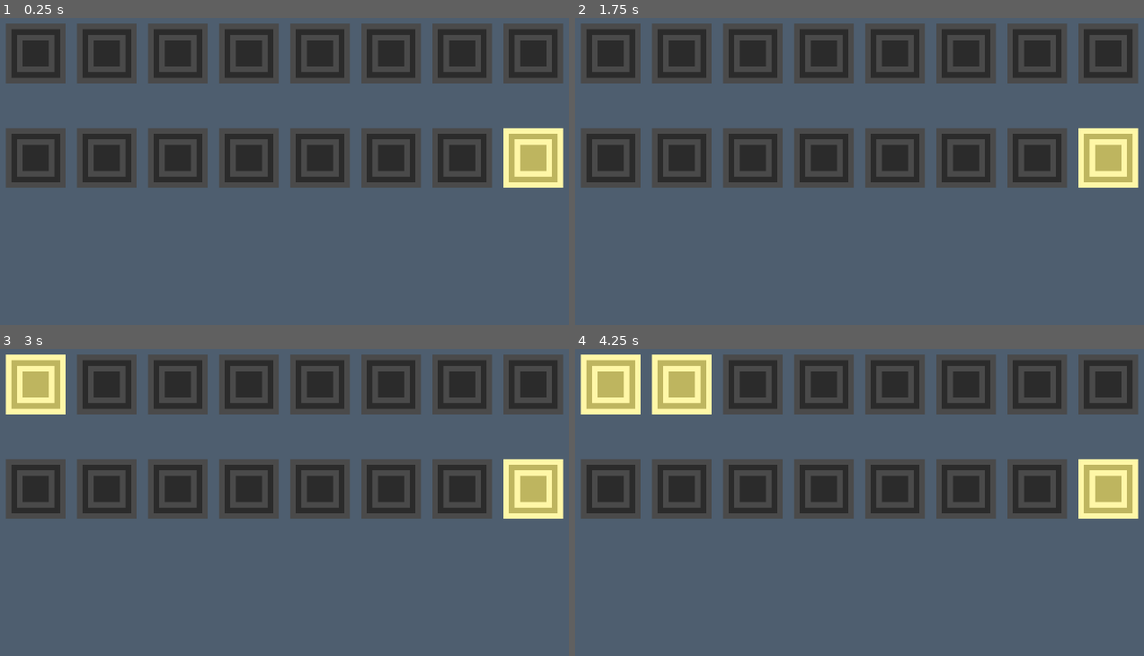
Above: before the commit, frames 1-4 (two rows, left to right).
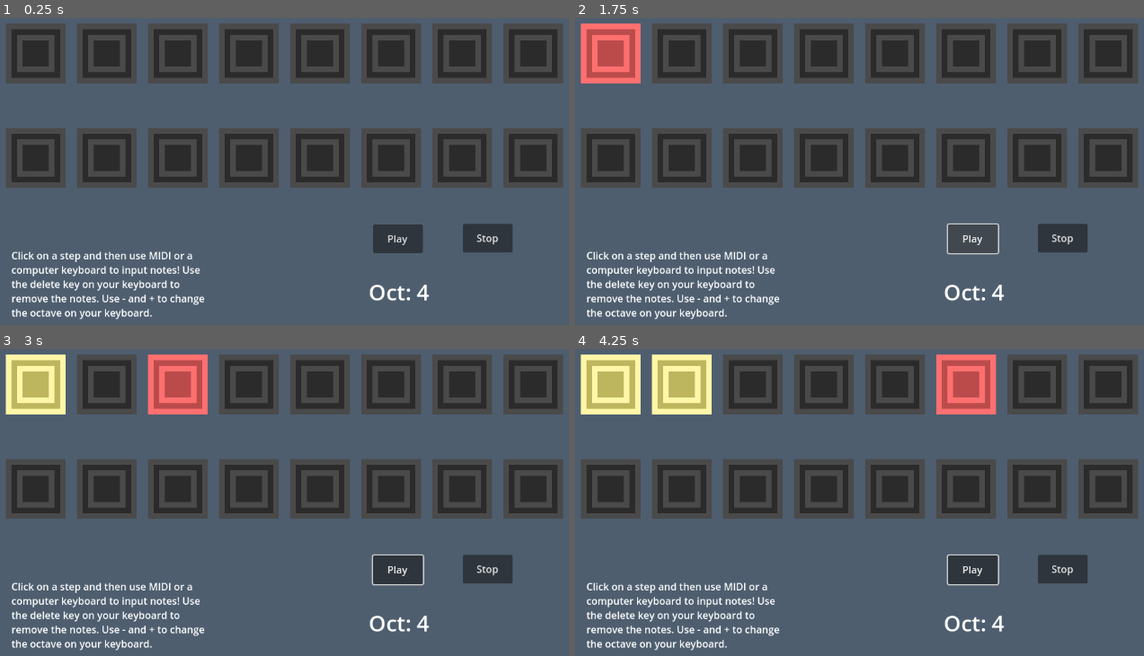
Above: after the commit, the same moments.

Repository: kibbthefox/I2-Sequencer
Game: Godot game, scene res://node_2d.tscn
Two runs of this game, one before a commit and one after it. Both use one fixed random seed, a clock stepped at 60 frames per second and the inputs below.
Inputs (mouse positions are in pixels of both pictures, inside the frame that each line leads up to):
- Up to frame 1 (0.25 s): no input
- Up to frame 2 (1.75 s): click (1064, 239) at 0.5 s, where only the run after the commit has a clickable "Stop"; click (973, 239) at 1.25 s, where only the run after the commit has a clickable "Play"
- Up to frame 3 (3 s): click (398, 570) at 2 s, where only the run after the commit has a clickable "Play"; tap A at 2.75 s; move the mouse to (34, 385) at 2.77 s; hold Right from 2.78 s (still down); tap . (.) at 2.85 s; click (34, 385) at 2.92 s
- Up to frame 4 (4.25 s): tap 0 (0) at 3.05, 3.6 s; tap A at 3.5 s; move the mouse to (683, 385) at 3.52 s; release Right at 3.53 s; hold Down from 3.53 s (still down); click (683, 385) at 3.67 s; tap 2 (2) at 3.8 s

The runs differ from the first frame. In frame 1, 5.9% of the frame differs, in the area x 2-100%, y 35-99%; in frame 2, 8.2%; in frame 3, 8.2%, in the area x 2-100%, y 1-99%; in frame 4, 8.2%.

Commit message:
First Release!
ReadMe update
Shows note being played
Fixed note pitches
Added play + stop buttons
Added keyboard octaves

Diff:
--- a/Project/1.gd
+++ b/Project/1.gd
@@ -27,7 +27,9 @@
 		state = "sitting"
 		GlobalVariable.sequence[int(get_parent().name) - 1] = 0
 		GlobalVariable.selected = 0
-	if state == "waiting":
+	if GlobalVariable.step == int(get_parent().name):
+		$"..".frame = 3
+	elif state == "waiting":
 		$"..".frame = 1
 	elif not (GlobalVariable.sequence[int(get_parent().name) - 1]) == 0:
 		$"..".frame = 2
--- a/Project/Interface.gd
+++ b/Project/Interface.gd
@@ -1,7 +1,7 @@
 extends Node2D
 
 var BPMcalc:float
-var play:bool = true
+var play:bool = false
 var mode:String = "Normal"
 var notes:Array = ["C","C#","D","D#","E","F","F#","G","G#","A","A#","B"]
 var whatsletgo:Array = ['m','k']
@@ -11,7 +11,8 @@
 var keydownhelparr:Array = [0,1,2,3,4,5,6,7,8,9,10,11,12,13,14,15,16,12,13,14,15,16,17,18,19,20,21,22,23,24,25,26,27,28]
 var latestmidinote:int = 0
 var latestkeyboardnote:String
-var pitcharray = [1,1.0595,1.1225,1.1892,1.2599,1.3348,1.4142,1.4983,1.5874,1.6818,1.7818,1.8877]
+var pitcharray:Array = [1,1.0595,1.1225,1.1892,1.2599,1.3348,1.4142,1.4983,1.5874,1.6818,1.7818,1.8877]
+var time:int = 0
 
 
 func _ready():
@@ -22,7 +23,6 @@
 func _input(input_event):
 	if input_event is InputEventMIDI:
 		_print_midi_info(input_event)
-
 
 
 func _print_midi_info(midi_event):
@@ -38,7 +38,6 @@
 		whatsletgo[0] = "m"
 
 
-
 func _process(_delta: float) -> void:
 	if whatsletgo[0] == "x":
 		GlobalVariable.notepressed = true
@@ -46,25 +45,39 @@
 		GlobalVariable.notepressed = true
 	else:
 		GlobalVariable.notepressed = false
+	if Input.is_action_just_pressed("-") and GlobalVariable.keyboardoctave > 1:
+		GlobalVariable.keyboardoctave -= 1
+	if Input.is_action_just_pressed("+") and GlobalVariable.keyboardoctave < 8:
+		GlobalVariable.keyboardoctave += 1
 	for i in range(keyboardarr.size()):
 		if Input.is_action_just_pressed(keyboardarr[i]):
 			latestkeyboardnote = keyboardarr[i]
-			GlobalVariable.latestnote = 60 + keydownhelparr[i] + 12 * int(log(GlobalVariable.keyboardoctave)/log(2))
+			GlobalVariable.latestnote = (12 * (GlobalVariable.keyboardoctave - 2)) + keydownhelparr[i] + 12 * int(log(GlobalVariable.keyboardoctave)/log(2))
 			whatsletgo[1] = "x"
 		if Input.is_action_just_released(keyboardarr[i]):
 			if latestkeyboardnote == keyboardarr[i]:
 				whatsletgo[1] = "k"
 
-var time = 0
+
 func _physics_process(_delta: float) -> void:
-	time += 1
-	if time > 59:
-		if mode == "Normal" and play == true:
+	if mode == "Normal" and play == true:
+		time += 1
+		if time > 23:
 			if GlobalVariable.step < 16:
 				GlobalVariable.step += 1
 			else:
 				GlobalVariable.step = 1
 			if GlobalVariable.sequence[GlobalVariable.step - 1] > 0:
-				$NormalAudio.pitch_scale = (pitcharray[GlobalVariable.sequence[GlobalVariable.step - 1] - floor(GlobalVariable.sequence[GlobalVariable.step - 1]/12.0) * 12 - 1]) * (2 ** (floor(GlobalVariable.sequence[GlobalVariable.step - 1]/12.0) - 5))
+				$NormalAudio.pitch_scale = (pitcharray[GlobalVariable.sequence[GlobalVariable.step - 1] - floor(GlobalVariable.sequence[GlobalVariable.step - 1]/12.0) * 12] * (2 ** (floor(GlobalVariable.sequence[GlobalVariable.step - 1]/12.0) - 6)))
 				$NormalAudio.play()
-		time = 0
+			time = 0
+
+
+func _on_play_pressed() -> void:
+	time = 0
+	play = true
+
+
+func _on_stop_pressed() -> void:
+	play = false
+	GlobalVariable.step = 0
--- a/Project/global_variable.gd
+++ b/Project/global_variable.gd
@@ -1,12 +1,12 @@
 extends Node
 
 var selected:int = 0
-var sequence:Array = [0,0,0,0,0,0,0,0,0,0,0,0,0,0,0,67]
+var sequence:Array = [0,0,0,0,0,0,0,0,0,0,0,0,0,0,0,0]
 var BPM:int = 130
 var signature:int = 4
 var playpitch
 var scalenote
-var keyboardoctave:float = 1
+var keyboardoctave:int = 4
 var notepressed:bool = false
 var latestnote:int = 0
 var step:int = 0
--- a/Project/node_2d.tscn
+++ b/Project/node_2d.tscn
@@ -3,7 +3,7 @@
 [ext_resource type="Texture2D" uid="uid://8n3w8wobra60" path="res://New Piskel-1.png.png" id="1_4d7sh"]
 [ext_resource type="Script" uid="uid://cj4nuq3kiir86" path="res://Interface.gd" id="1_hqns4"]
 [ext_resource type="AudioStream" uid="uid://cqbs1vucod0io" path="res://C5.wav" id="3_x0ka3"]
-[ext_resource type="Script" uid="uid://dptc08xmrakhl" path="res://normal_audio.gd" id="4_hqns4"]
+[ext_resource type="Script" uid="uid://dreco3m5753s3" path="res://oct_display.gd" id="4_4d7sh"]
 [ext_resource type="Texture2D" uid="uid://c2sledpqh0e7h" path="res://Buttons/button_0.png" id="6_ir8iy"]
 [ext_resource type="Texture2D" uid="uid://sy3dnvvybtlm" path="res://Buttons/button_1.png" id="7_hqns4"]
 [ext_resource type="Texture2D" uid="uid://b3qwwgx6xl34b" path="res://Buttons/button_2.png" id="8_x0ka3"]
@@ -88,9 +88,40 @@
 
 [node name="NormalAudio" type="AudioStreamPlayer" parent="."]
 stream = ExtResource("3_x0ka3")
-script = ExtResource("4_hqns4")
 
 [node name="DualAudio" type="AudioStreamPlayer" parent="."]
+
+[node name="Play" type="Button" parent="."]
+offset_left = 718.0
+offset_top = 410.0
+offset_right = 798.0
+offset_bottom = 456.0
+text = "Play
+"
+
+[node name="Stop" type="Button" parent="."]
+offset_left = 862.0
+offset_top = 409.0
+offset_right = 942.0
+offset_bottom = 455.0
+text = "Stop
+"
+
+[node name="desc" type="RichTextLabel" parent="."]
+offset_left = 138.0
+offset_top = 448.0
+offset_right = 466.0
+offset_bottom = 582.0
+text = "Click on a step and then use MIDI or a computer keyboard to input notes! Use the delete key on your keyboard to remove the notes. Use - and + to change the octave on your keyboard."
+
+[node name="OctDisplay" type="RichTextLabel" parent="."]
+offset_left = 711.0
+offset_top = 494.0
+offset_right = 1050.0
+offset_bottom = 569.0
+theme_override_font_sizes/normal_font_size = 35
+text = "Keyboard Oct: #"
+script = ExtResource("4_4d7sh")
 
 [node name="Sequence Buttons" type="Node2D" parent="."]
 position = Vector2(576, 200)
@@ -255,6 +286,8 @@
 [node name="16" type="CollisionShape2D" parent="Sequence Buttons/16/16"]
 shape = SubResource("RectangleShape2D_2nhjh")
 
+[connection signal="pressed" from="Play" to="." method="_on_play_pressed"]
+[connection signal="pressed" from="Stop" to="." method="_on_stop_pressed"]
 [connection signal="input_event" from="Sequence Buttons/1/1" to="Sequence Buttons/1/1" method="_on_input_event"]
 [connection signal="input_event" from="Sequence Buttons/2/2" to="Sequence Buttons/2/2" method="_on_input_event"]
 [connection signal="input_event" from="Sequence Buttons/3/3" to="Sequence Buttons/3/3" method="_on_input_event"]
--- a/Project/normal_audio.gd
+++ /dev/null
@@ -1,6 +0,0 @@
-extends AudioStreamPlayer
-
-var pitches:Array = [1,1.0595,1.1225,1.1892,1.2599,1.3348,1.4142,1.4983,1.5874,1.6818,1.7818,1.8877]
-
-#func _process(_delta:float):
-#	$".".pitch_scale = pitches[GlobalVariable.playpitch]
--- /dev/null
+++ b/Project/oct_display.gd
@@ -0,0 +1,4 @@
+extends RichTextLabel
+
+func _process(_delta: float) -> void:
+	$".".text = "Oct: " + str(GlobalVariable.keyboardoctave)
--- a/Project/project.godot
+++ b/Project/project.godot
@@ -200,9 +200,21 @@
 "events": [Object(InputEventKey,"resource_local_to_scene":false,"resource_name":"","device":-1,"window_id":0,"alt_press …(192 unchanged characters)…
 ]
 }
+-={
+"deadzone": 0.2,
+"events": [Object(InputEventKey,"resource_local_to_scene":false,"resource_name":"","device":-1,"window_id":0,"alt_pressed":false,"shift_pressed":false,"ctrl_pressed":false,"meta_pressed":false,"pressed":false,"keycode":0,"physical_keycode":45,"key_label":0,"unicode":45,"location":0,"echo":false,"script":null)
+]
+}
++={
+"deadzone": 0.2,
+"events": [Object(InputEventKey,"resource_local_to_scene":false,"resource_name":"","device":-1,"window_id":0,"alt_pressed":false,"shift_pressed":false,"ctrl_pressed":false,"meta_pressed":false,"pressed":false,"keycode":0,"physical_keycode":61,"key_label":0,"unicode":61,"location":0,"echo":false,"script":null)
+]
+}
 
 [rendering]
 
 textures/canvas_textures/default_texture_filter=0
 renderer/rendering_method="gl_compatibility"
 renderer/rendering_method.mobile="gl_compatibility"
+textures/vram_compression/import_s3tc_bptc=true
+textures/vram_compression/import_etc2_astc=true
Not shown, added: Project/export_presets.cfg
Not shown, removed: Project/normal_audio.gd.uid
Not shown, added: Project/oct_display.gd.uid
Not shown, changed: README.md
